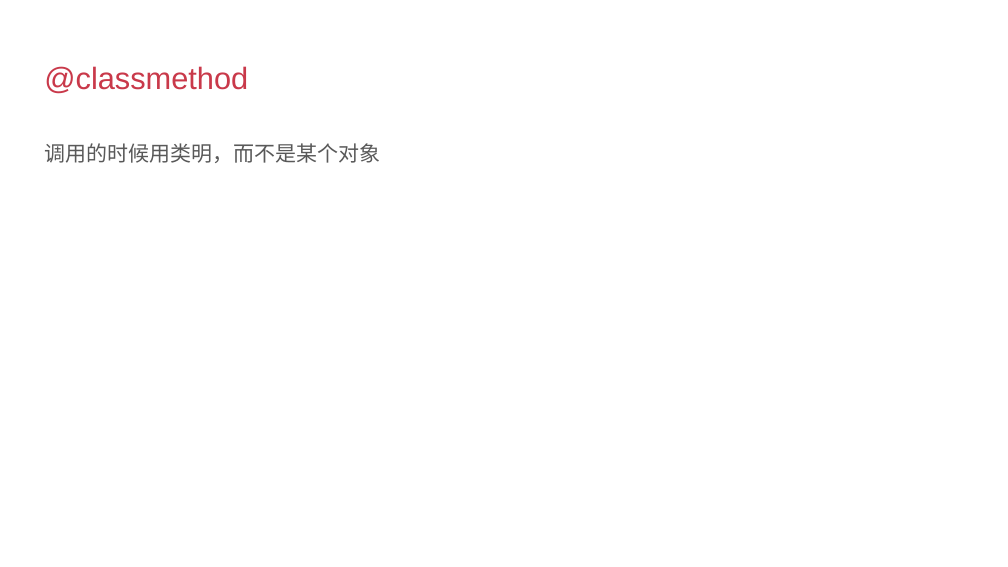
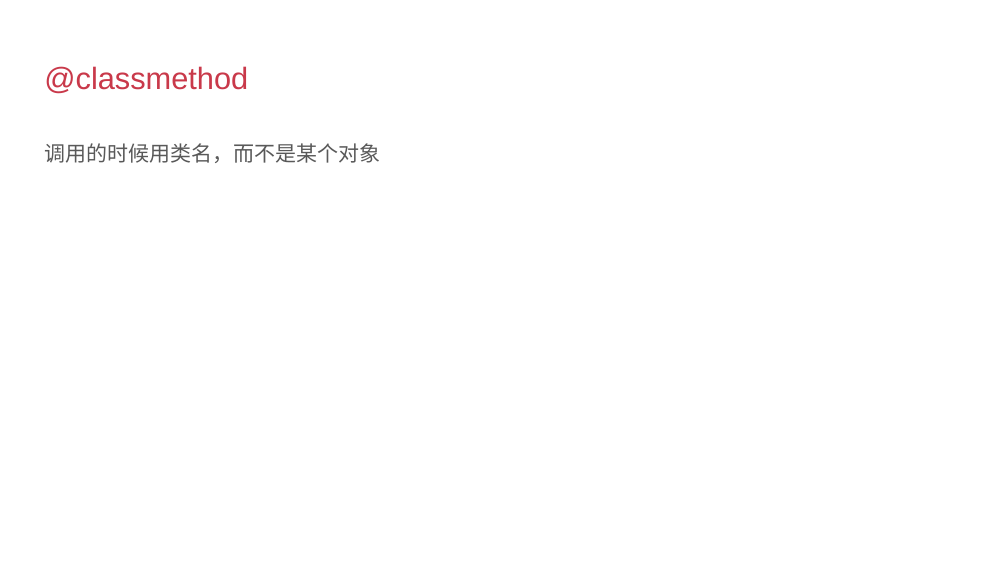
Before and after one commit to albert-feng/Python_OOP, a slide deck: slide 6 of ppt/3.3-定义类的方法.pptx. Drawn at 1008x567 pixels with LibreOffice and Linux fonts; fonts in the diff are those of the drawing. Boxes give left, top, right and bottom in pixels: in the first picture for what was removed or moved away, otherwise in the second. Text is boxed around its words. In the diff, an @@ line names an element or a change of style, - is before the commit and + after.

Commit message:
add new ppt

```diff
--- a/ppt/3.3-定义类的方法.pptx
+++ b/ppt/3.3-定义类的方法.pptx
@@ text at bbox=[44, 143, 380, 163]: text changed; font Arial to Noto Sans CJK SC @@
-调用的时候用类明，而不是某个对象
+调用的时候用类名，而不是某个对象
```
Also in this commit, not shown: 6 other slides changed, 4 other files.
